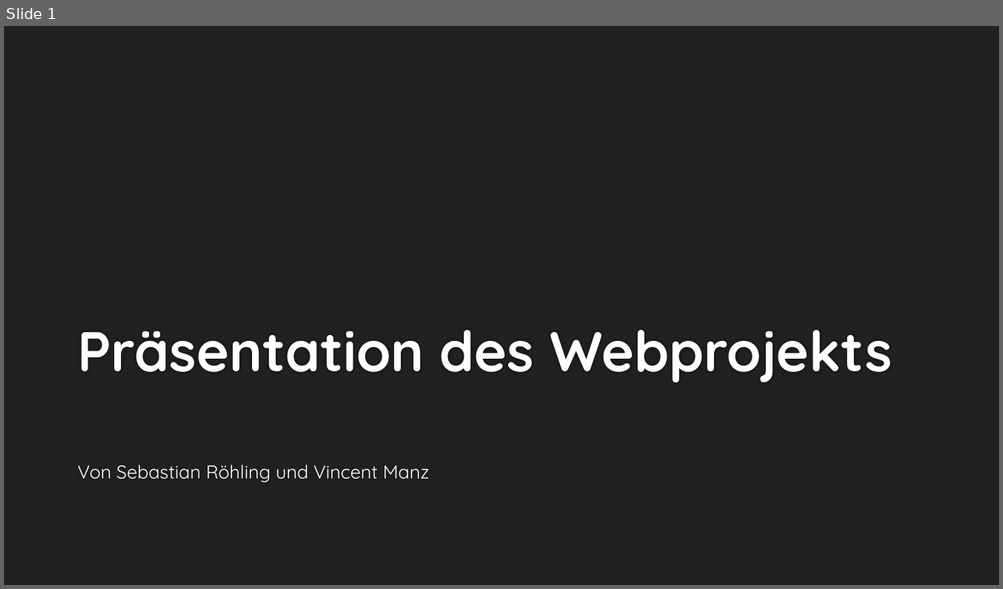
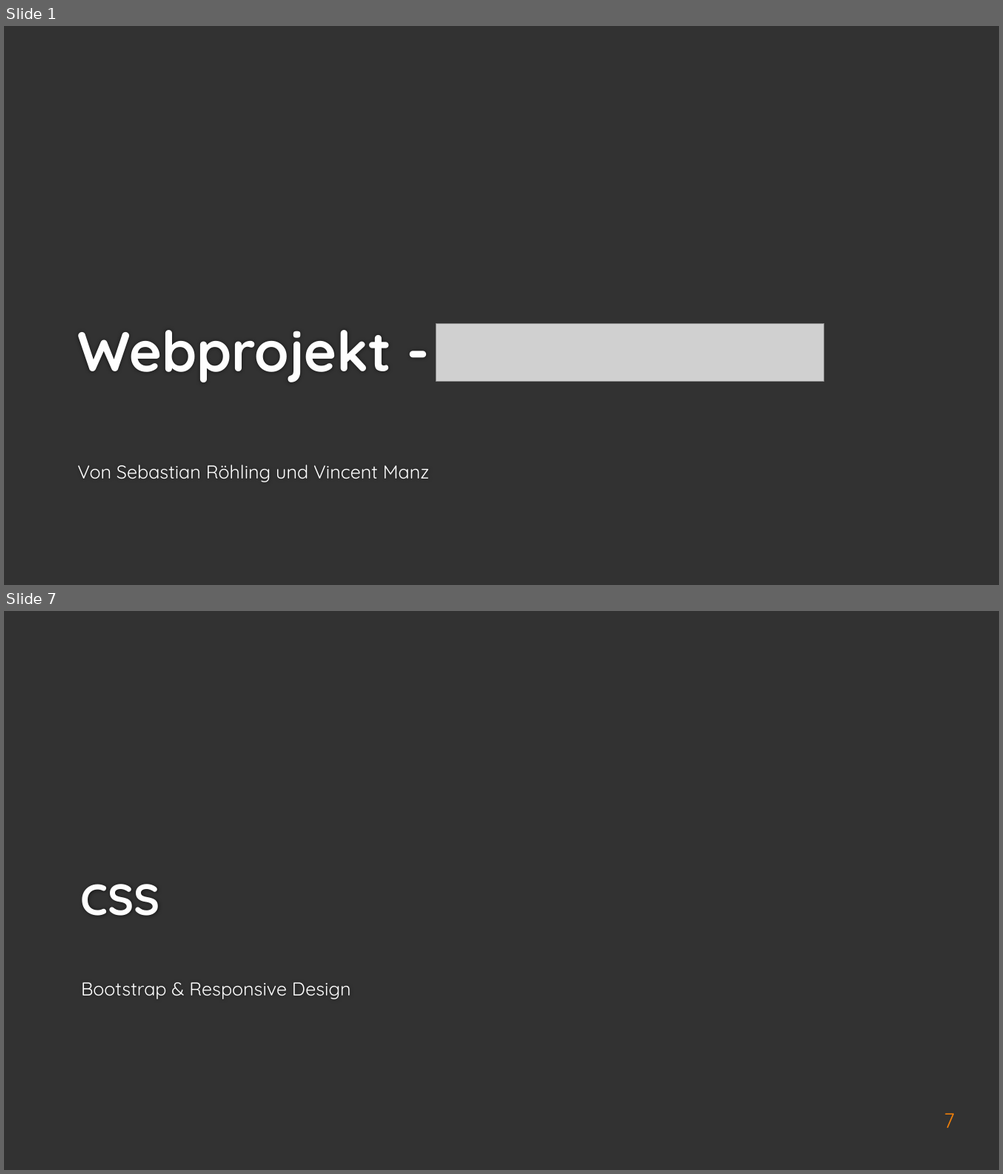
Before and after one commit to Jerobeam/OperationSteinkopfadler, a slide deck: WebProjekt.pptx. Shown one above the other, each under a label of ours: slide 1 before the commit, slides 1 and 7 after it; the slides between them are not shown. The pictures are 1003x589 and 1003x1174 pixels, drawn with LibreOffice and Linux fonts; fonts in the diff are those of the drawing; grey boxes stand for pictures; background and template pictures are left out. Boxes give left, top, right and bottom in pixels: in the first picture for what was removed or moved away, otherwise in the second. Text is boxed around its words. In the diff, an @@ line names an element or a change of style, - is before the commit and + after.

```diff
--- a/WebProjekt.pptx
+++ b/WebProjekt.pptx
@@ slide 7 added at (4, 611, 999, 1170), background #323232 @@
@@ title added at (81, 884, 160, 916), 42 pt, text #FEFEFE, bold @@
+CSS
@@ text added at (81, 982, 351, 999), 18 pt, text #FFFFFF @@
+Bootstrap & Responsive Design
@@ page number added at (944, 1113, 955, 1128), 20 pt, text #F07F09 @@
+7
@@ slide 1 changed as well @@
@@ background #212121 to #323232 @@
@@ title at (77, 330, 391, 383): text changed @@
-Präsentation des Webprojekts
+Webprojekt -
@@ picture added at (436, 323, 824, 382) @@
```
Also in this commit, not shown: 15 other slides added, 5 slides removed.
